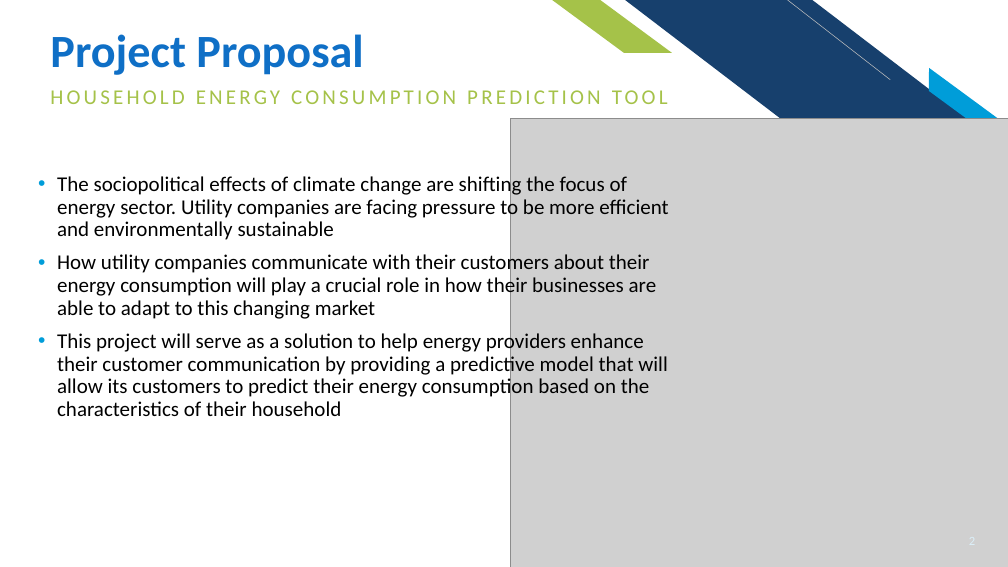
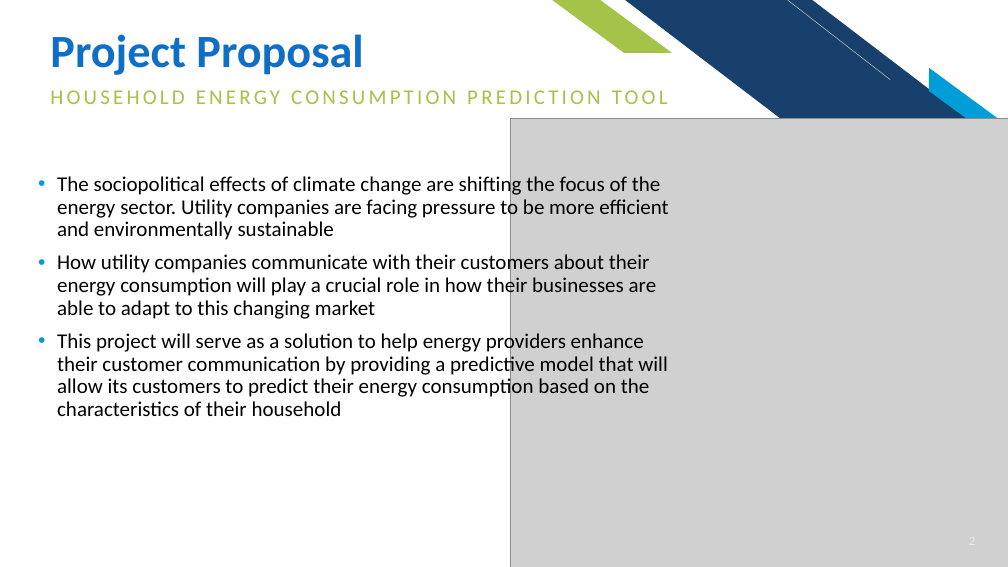
Before and after one commit to ishareef7/Springboard, a slide deck: slide 2 of Capstone1/Capstone1_Reports/Capstone1_Presentation.pptx. Drawn at 1008x567 pixels with LibreOffice and Linux fonts; fonts in the diff are those of the drawing; grey boxes stand for pictures. Boxes give left, top, right and bottom in pixels: in the first picture for what was removed or moved away, otherwise in the second. Text is boxed around its words. In the diff, an @@ line names an element or a change of style, - is before the commit and + after.

```diff
--- a/Capstone1/Capstone1_Reports/Capstone1_Presentation.pptx
+++ b/Capstone1/Capstone1_Reports/Capstone1_Presentation.pptx
@@ text at <box>57,173,668,240</box>: text changed @@
-• The sociopolitical effects of climate change are shifting the focus of energy sector. Utility companies are facing pressure to be more efficient and environmentally sustainable
+• The sociopolitical effects of climate change are shifting the focus of the energy sector. Utility companies are facing pressure to be more efficient and environmentally sustainable
```
Also in this commit, not shown: 4 other slides changed, 8 other files.
